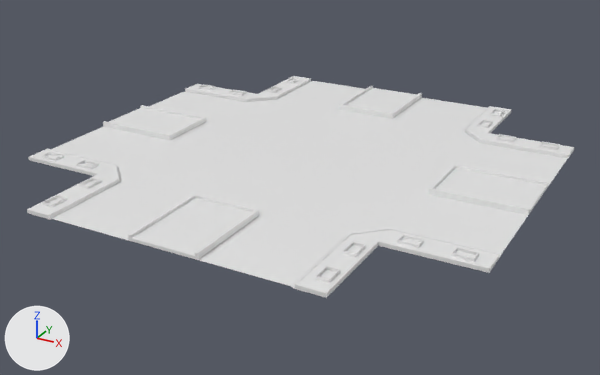
A saved change to the Blender file University Environment Assets/Road _Square.blend.
One viewpoint serves both versions: a 50 mm camera at (16.6, -30.7, 13.3) aimed at (0.1, -0.7, -1.7). Lighting does not change. The marker at lower left points along +X, +Y and +Z. The first picture is the older version.
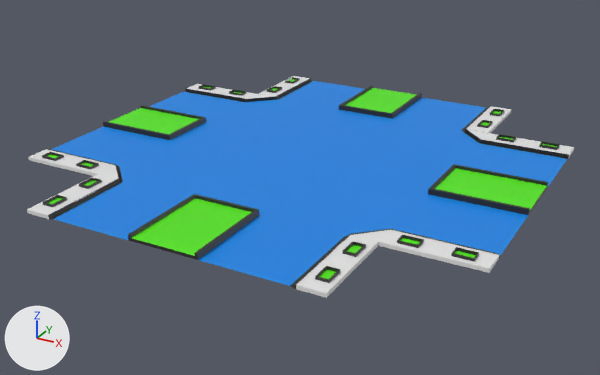
The newer file is also turned or shifted as a whole; pictures and numbers use the older file's frame.

Edits to the scene script, one JSON object a line:
```json
{"op": "add", "block": "mat_road", "code": ["mat_road = principled_material('Road')", "mat_road.base_color = (0.0, 0.237, 0.8)  # blue #0086e7"]}
{"op": "add", "block": "mat_bloak", "code": ["mat_bloak = principled_material('Bloak')", "mat_bloak.base_color = (0.0228, 0.0228, 0.0228)  # black #2a2a2a"]}
{"op": "add", "block": "mat_sand", "code": ["mat_sand = principled_material('sand')", "mat_sand.base_color = (0.0887, 0.8, 0.00149)  # green #54e705"]}
{"block": "me_cube", "where": "me_cube.from_pydata(...)  # 984 vertices, 937 faces; spans x -10.4..10.4, y -10.4..10.4, z -0.4..-0.1"}
{"block": "me_cube", "where": "# used by ob_cube; location = (0.0, 0.0, 0.0)"}
{"block": "me_cube", "change": "me_cube part 1: all 2 faces centred in x -8.4, y -3.3..3.3, z -0.4 switch from mat_material (white #e7e7e7) to mat_road (blue #0086e7)"}
{"block": "me_cube", "change": "me_cube part 2: all 2 faces centred in x -3.3..3.3, y -8.4, z -0.4 switch from mat_material (white #e7e7e7) to mat_road (blue #0086e7)"}
{"block": "me_cube", "change": "me_cube part 3: all 2 faces centred in x -3.3..3.3, y 8.4, z -0.4 switch from mat_material (white #e7e7e7) to mat_road (blue #0086e7)"}
{"block": "me_cube", "change": "me_cube part 4: all 2 faces centred in x 8.4, y -3.3..3.3, z -0.4 switch from mat_material (white #e7e7e7) to mat_road (blue #0086e7)"}
{"block": "me_cube", "change": "me_cube part 5: the 1 face centred in x 0.0, y 0.0, z -0.4 switches from mat_material (white #e7e7e7) to mat_road (blue #0086e7)"}
{"block": "me_cube", "change": "me_cube part 6: 40 of the faces centred in x -10.4..10.4, y -10.4..10.4, z -0.2 switch from mat_material (white #e7e7e7) to mat_sand (green #54e705)"}
{"block": "me_cube", "change": "me_cube part 7: 512 of the faces centred in x -10.4..10.4, y -10.4..10.4, z -0.4..-0.1 switch from mat_material (white #e7e7e7) to mat_bloak (black #2a2a2a)"}
```

Boxes (x1, y1, x2, y2) around the edits, measured in the pictures (600 x 375 px):
```json
{"part": 1, "of": "me_cube", "change": "recoloured", "before": [52, 92, 245, 166], "after": [52, 92, 245, 166], "on screen": "white to blue"}
{"part": 2, "of": "me_cube", "change": "recoloured", "before": [54, 182, 344, 286], "after": [54, 182, 344, 286], "on screen": "white to blue"}
{"part": 3, "of": "me_cube", "change": "recoloured", "before": [279, 81, 486, 130], "after": [279, 81, 486, 130], "on screen": "white to blue"}
{"part": 4, "of": "me_cube", "change": "recoloured", "before": [394, 143, 567, 255], "after": [394, 143, 567, 255], "on screen": "white to blue"}
{"part": 5, "of": "me_cube", "change": "recoloured", "before": [119, 99, 479, 236], "after": [119, 99, 479, 236], "on screen": "white to blue"}
{"part": 6, "of": "me_cube", "change": "recoloured", "before": [48, 79, 557, 279], "after": [48, 79, 557, 279]}
{"part": 7, "of": "me_cube", "change": "recoloured", "before": [42, 77, 569, 289], "after": [42, 77, 569, 289]}
```
